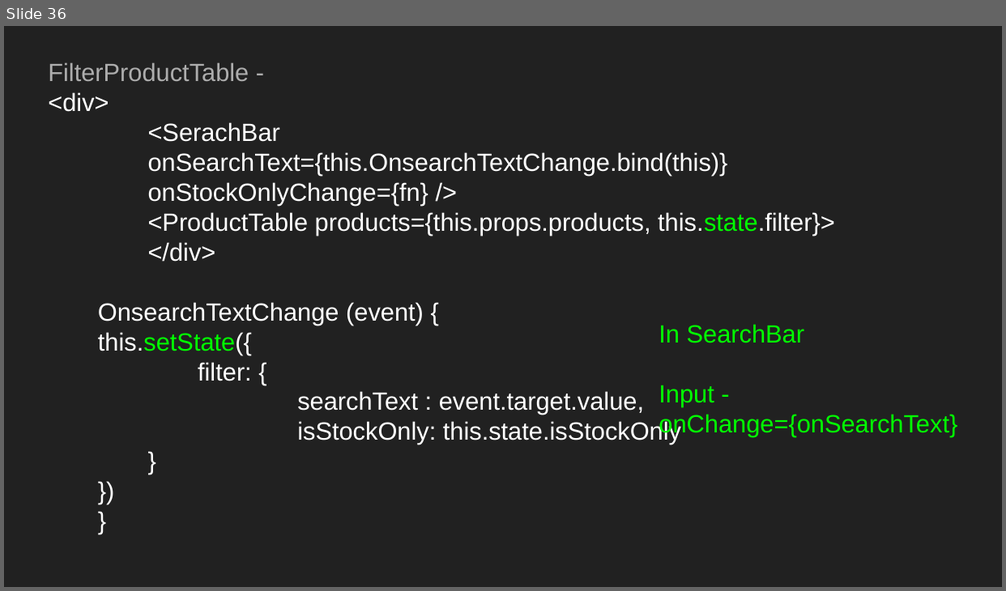
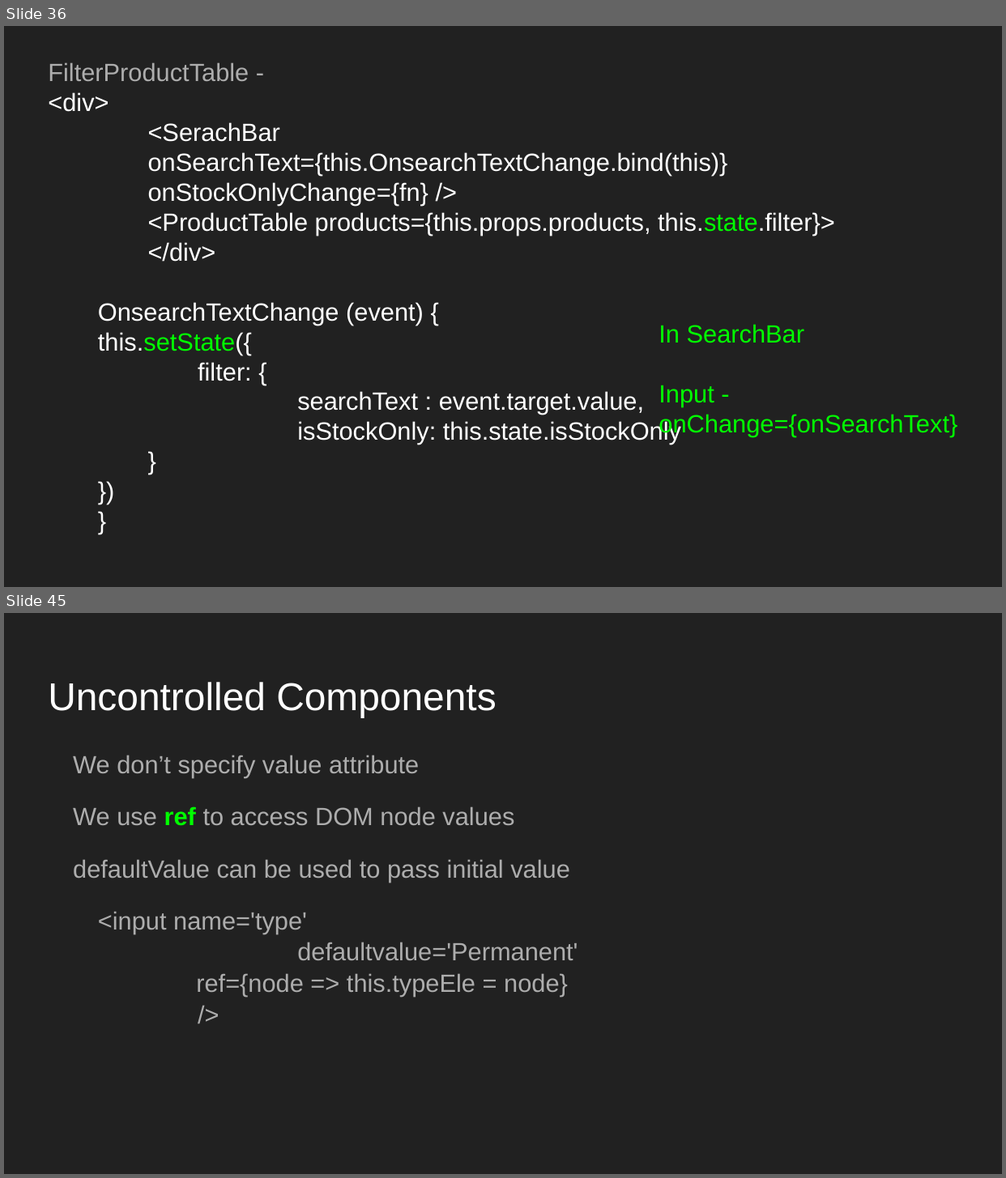
Before and after one commit to Abhay-Joshi-Git/react-redux-sessions-DatafactZ, a slide deck: react-redux.odp. Shown one above the other, each under a label of ours: slide 36 before the commit, slides 36 and 45 after it; the slides between them are not shown. The pictures are 1006x591 and 1006x1178 pixels, drawn with LibreOffice and Linux fonts; fonts in the diff are those of the drawing. Boxes give left, top, right and bottom in pixels: in the first picture for what was removed or moved away, otherwise in the second. Text is boxed around its words. In the diff, an @@ line names an element or a change of style, - is before the commit and + after.

```diff
--- a/react-redux.odp
+++ b/react-redux.odp
@@ slide 45 added at bbox=[4, 613, 1002, 1174], background #212121 @@
@@ title added at bbox=[48, 682, 496, 717], 28 pt, text #FFFFFF @@
+Uncontrolled Components
@@ text added at bbox=[73, 755, 577, 997], 18 pt, text #ADADAD @@
+We don’t specify value attribute
+We use ref to access DOM node values
+defaultValue can be used to pass initial value
+<input name='type'
+defaultvalue='Permanent'
+ref={node => this.typeEle = node}
+/>
```
Also in this commit, not shown: 1 slide changed, 7 other slides added.
